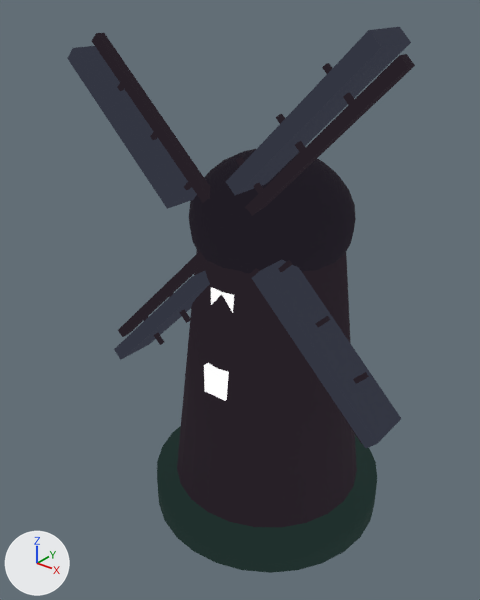
A saved change to the glTF model assets/models3d/emblem_windmill.glb.
The view is the same before and after, from a 50 mm lens placed at (1.017, -1.41, 1.518), pointed at (-0.061, -0.062, 0.683). The axes (+X, +Y, +Z) are drawn at lower left. The lights are the same throughout. The picture after the commit comes second. Where no turn or scale is listed for an object, it has been applied to the vertices.

In view in the first picture: 'cap.001_ol', 'lawn_ol', 'panel0_ol', 'panel1_ol', 'panel2_ol', 'panel3_ol', 'rung00', 'rung01', 'rung02', 'rung10', 'rung11', 'rung12', 'rung20', 'rung21', 'rung22', 'rung30', 'rung31', 'rung32', 'sail0', 'sail1', 'sail2', 'sail3', 'tower_ol', 'win0.52' and 1 more.
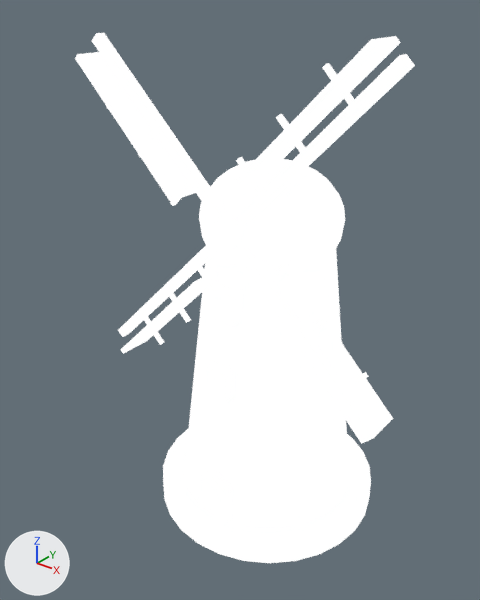
The change in detail:
In material 'e_mink' (mat_e_mink), emission_color is no longer (0.0203, 0.0144, 0.0203), black #272027.
Object 'cap.001_ol' (ob_cap_001_ol) is deleted.
Object 'lawn_ol' (ob_lawn_ol) is deleted.
Object 'panel0_ol' (ob_panel0_ol) is deleted.
Object 'panel1_ol' (ob_panel1_ol) is deleted.
Object 'panel2_ol' (ob_panel2_ol) is deleted.
Object 'panel3_ol' (ob_panel3_ol) is deleted.
Object 'tower_ol' (ob_tower_ol) is deleted.

What differs and where, as boxes (x1, y1, x2, y2) in the pictures (480 x 600 px):
'tower_ol', deleted (black): before (177, 250, 357, 527)
'cap.001_ol', deleted (black): before (189, 149, 356, 273)
'lawn_ol', deleted: before (157, 426, 377, 573)
'panel3_ol', deleted: before (252, 260, 401, 448)
'panel0_ol', deleted: before (226, 27, 411, 195)
'panel1_ol', deleted: before (67, 46, 197, 209)
'sail0', recoloured: (245, 54, 415, 216) in both
'sail1', recoloured: (92, 33, 210, 203) in both
'panel2_ol', deleted: before (114, 271, 210, 359)
'sail3', recoloured: (251, 268, 362, 444) in both
'sail2', recoloured (black to white): (118, 251, 205, 337) in both
'rung02', recoloured: (322, 63, 354, 105) in both
'rung00', recoloured: (236, 157, 265, 198) in both
'rung01', recoloured: (276, 114, 306, 152) in both
'rung21', recoloured: (168, 292, 191, 323) in both
'rung20', recoloured: (194, 262, 203, 273) in both
'rung22', recoloured: (143, 316, 164, 345) in both
'rung10', recoloured: (184, 179, 194, 190) in both
'rung30', recoloured: (278, 260, 292, 272) in both
'rung32', recoloured: (353, 372, 369, 384) in both
'rung31', recoloured: (315, 316, 330, 328) in both
'rung11', recoloured: (138, 132, 157, 157) in both
'rung12', recoloured: (106, 83, 124, 109) in both
'tower', unchanged, uncovered by the edit: after (184, 249, 349, 527)
'lawn', unchanged, uncovered by the edit: after (163, 429, 371, 563)
'cap.001', unchanged, uncovered by the edit: after (199, 159, 345, 268)
'panel3', unchanged, uncovered by the edit: after (260, 266, 393, 440)
